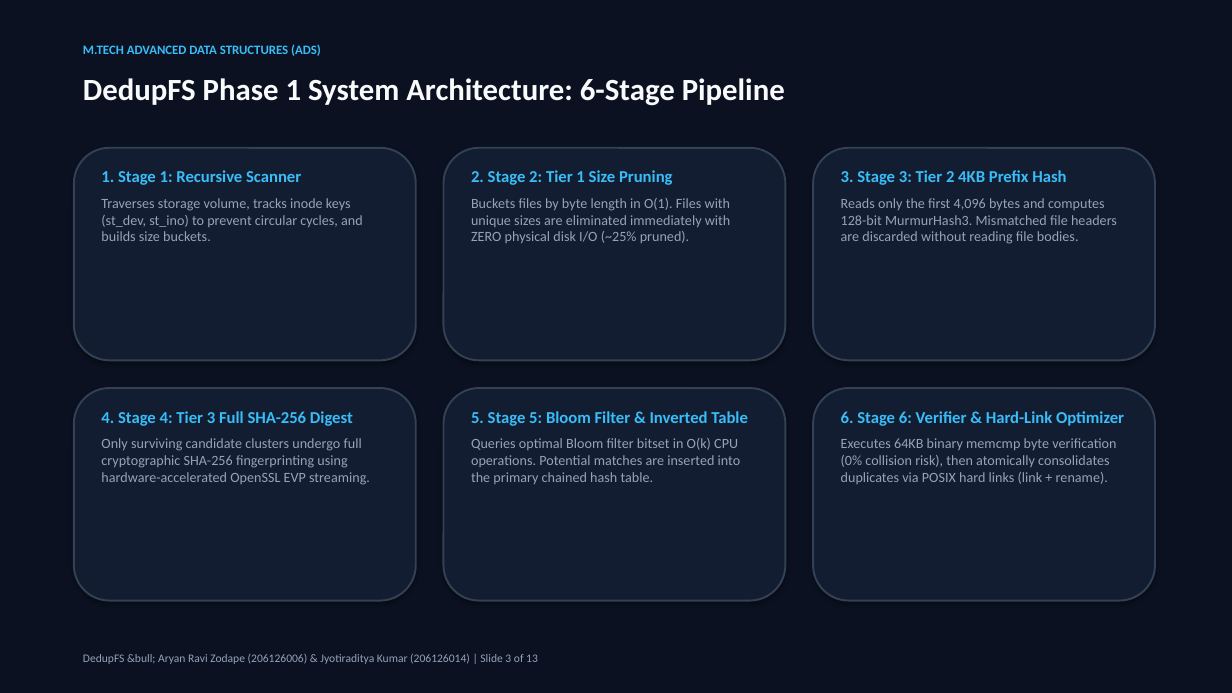
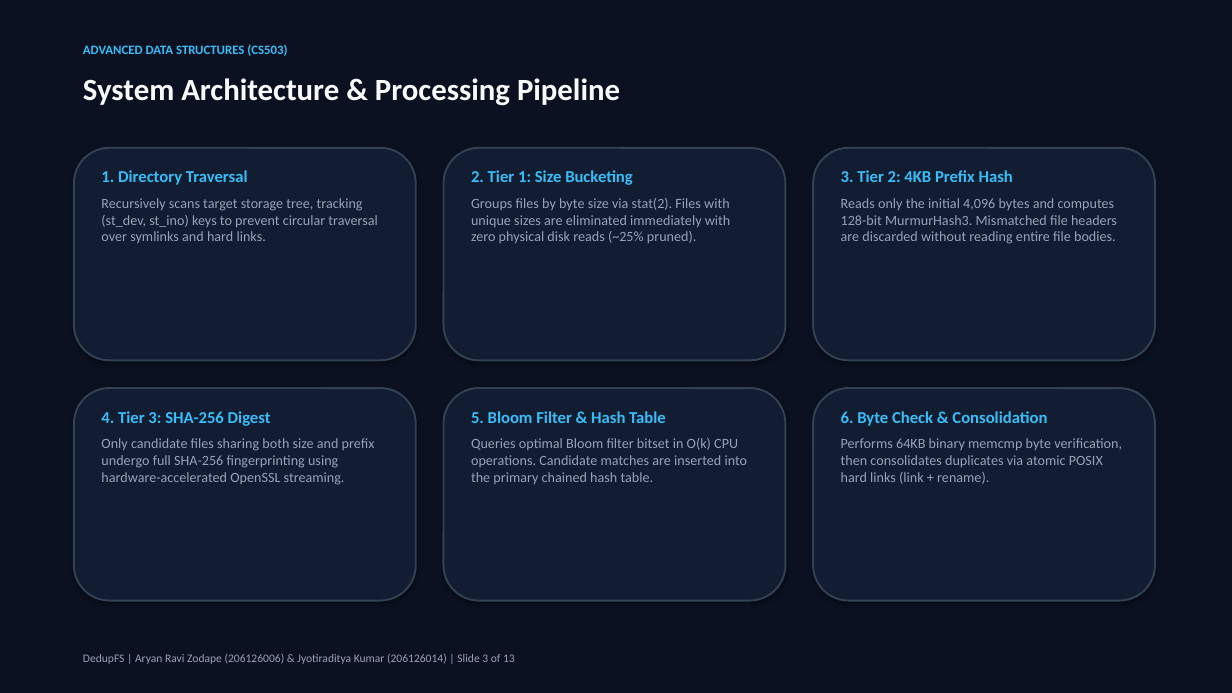
Before and after one commit to Jyotiraditya-kumar/DedupeFS, a slide deck: slide 3 of presentation/DedupFS_MTech_Presentation.pptx. Drawn at 1232x693 pixels with LibreOffice and Linux fonts; fonts in the diff are those of the drawing. Boxes give left, top, right and bottom in pixels: in the first picture for what was removed or moved away, otherwise in the second. Text is boxed around its words. In the diff, an @@ line names an element or a change of style, - is before the commit and + after.

```diff
--- a/presentation/DedupFS_MTech_Presentation.pptx
+++ b/presentation/DedupFS_MTech_Presentation.pptx
@@ text at [83,44,287,56]: text changed @@
-M.TECH ADVANCED DATA STRUCTURES (ADS)
+ADVANCED DATA STRUCTURES (CS503)
@@ text at [83,78,620,106]: text changed @@
-DedupFS Phase 1 System Architecture: 6-Stage Pipeline
+System Architecture & Processing Pipeline
@@ text at [101,170,377,243]: text changed @@
-1. Stage 1: Recursive Scanner
-Traverses storage volume, tracks inode keys (st_dev, st_ino) to prevent circular cycles, and builds size buckets.
+1. Directory Traversal
+Recursively scans target storage tree, tracking (st_dev, st_ino) keys to prevent circular traversal over symlinks and hard links.
@@ text at [471,170,730,243]: text changed @@
-2. Stage 2: Tier 1 Size Pruning
-Buckets files by byte length in O(1). Files with unique sizes are eliminated immediately with ZERO physical disk I/O (~25% pruned).
+2. Tier 1: Size Bucketing
+Groups files by byte size via stat(2). Files with unique sizes are eliminated immediately with zero physical disk reads (~25% pruned).
@@ text at [841,170,1117,244]: text changed @@
-3. Stage 3: Tier 2 4KB Prefix Hash
-Reads only the first 4,096 bytes and computes 128-bit MurmurHash3. Mismatched file headers are discarded without reading file bodies.
+3. Tier 2: 4KB Prefix Hash
+Reads only the initial 4,096 bytes and computes 128-bit MurmurHash3. Mismatched file headers are discarded without reading entire file bodies.
@@ text at [101,411,375,485]: text changed @@
-4. Stage 4: Tier 3 Full SHA-256 Digest
-Only surviving candidate clusters undergo full cryptographic SHA-256 fingerprinting using hardware-accelerated OpenSSL EVP streaming.
+4. Tier 3: SHA-256 Digest
+Only candidate files sharing both size and prefix undergo full SHA-256 fingerprinting using hardware-accelerated OpenSSL streaming.
@@ text at [471,411,748,484]: text changed @@
-5. Stage 5: Bloom Filter & Inverted Table
-Queries optimal Bloom filter bitset in O(k) CPU operations. Potential matches are inserted into the primary chained hash table.
+5. Bloom Filter & Hash Table
+Queries optimal Bloom filter bitset in O(k) CPU operations. Candidate matches are inserted into the primary chained hash table.
@@ text at [841,411,1122,484]: text changed @@
-6. Stage 6: Verifier & Hard-Link Optimizer
-Executes 64KB binary memcmp byte verification (0% collision risk), then atomically consolidates duplicates via POSIX hard links (link + rename).
+6. Byte Check & Consolidation
+Performs 64KB binary memcmp byte verification, then consolidates duplicates via atomic POSIX hard links (link + rename).
@@ text at [83,654,515,664]: text changed @@
-DedupFS &bull; Aryan Ravi Zodape (206126006) & Jyotiraditya Kumar (206126014) | Slide 3 of 13
+DedupFS | Aryan Ravi Zodape (206126006) & Jyotiraditya Kumar (206126014) | Slide 3 of 13
```
Also in this commit, not shown: 10 other slides changed, 2 slides added, 2 slides removed, 9 other files.
